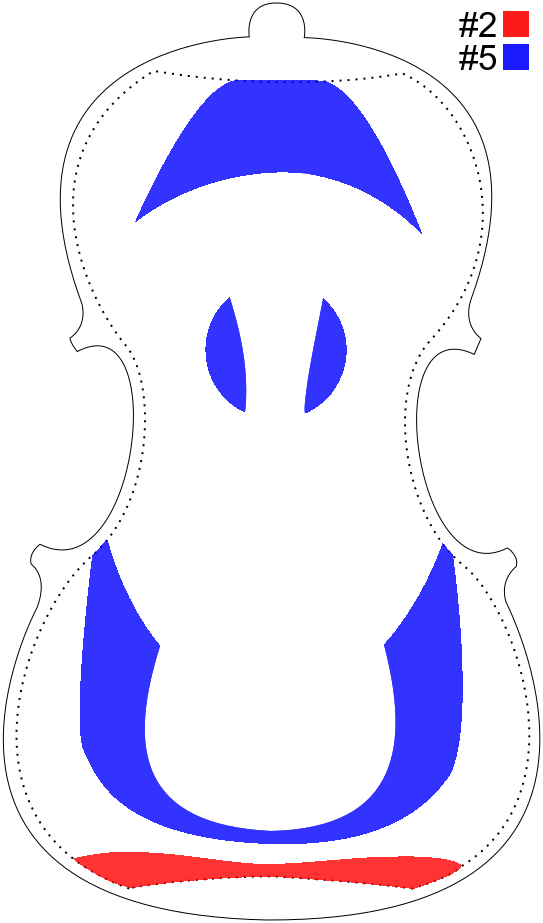
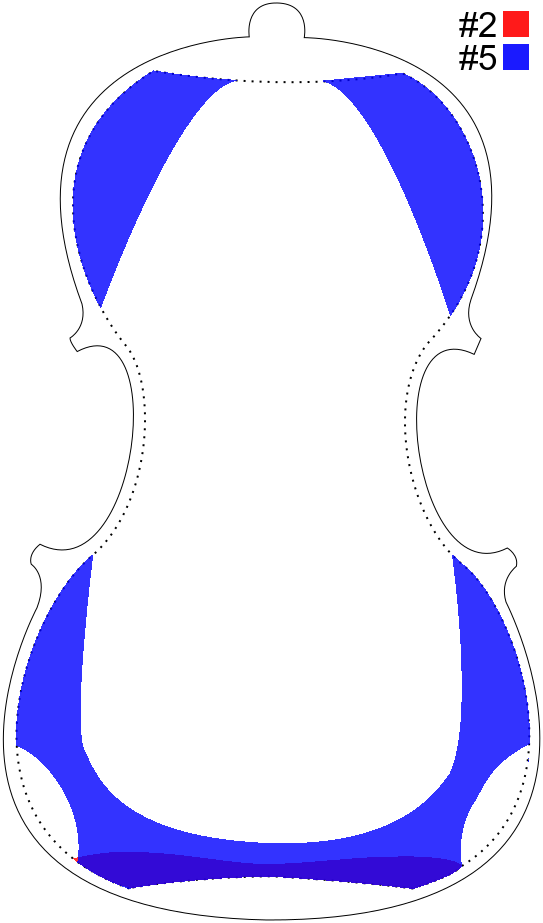
The second 543px x 923px image is a revision of the first. Changes to its layers:
added layer "5P -2P -2S" (80%) above "5P" over [16, 70, 530, 889]
hid "5S -2P -2S" over [80, 80, 463, 844]
